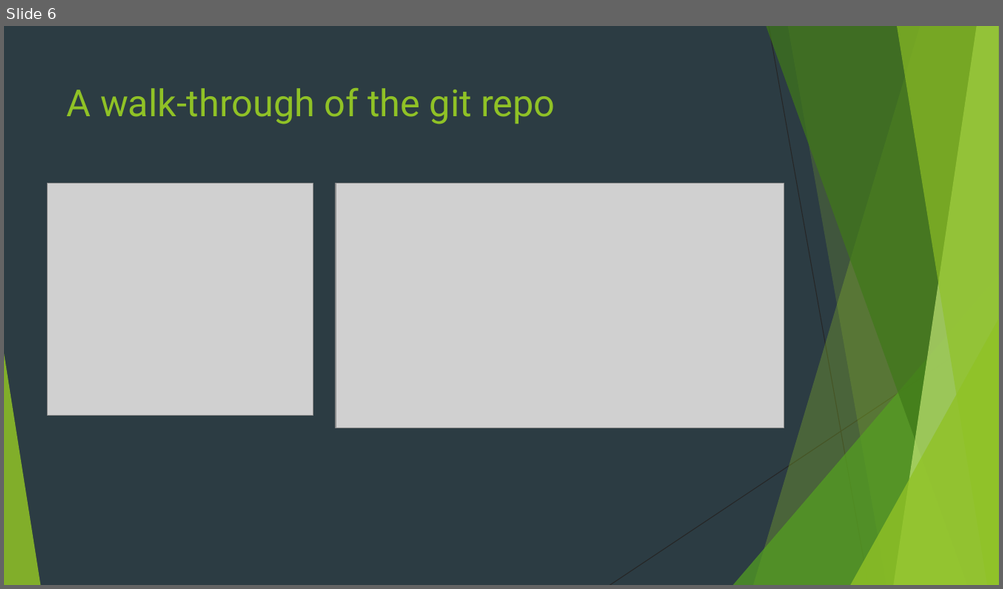
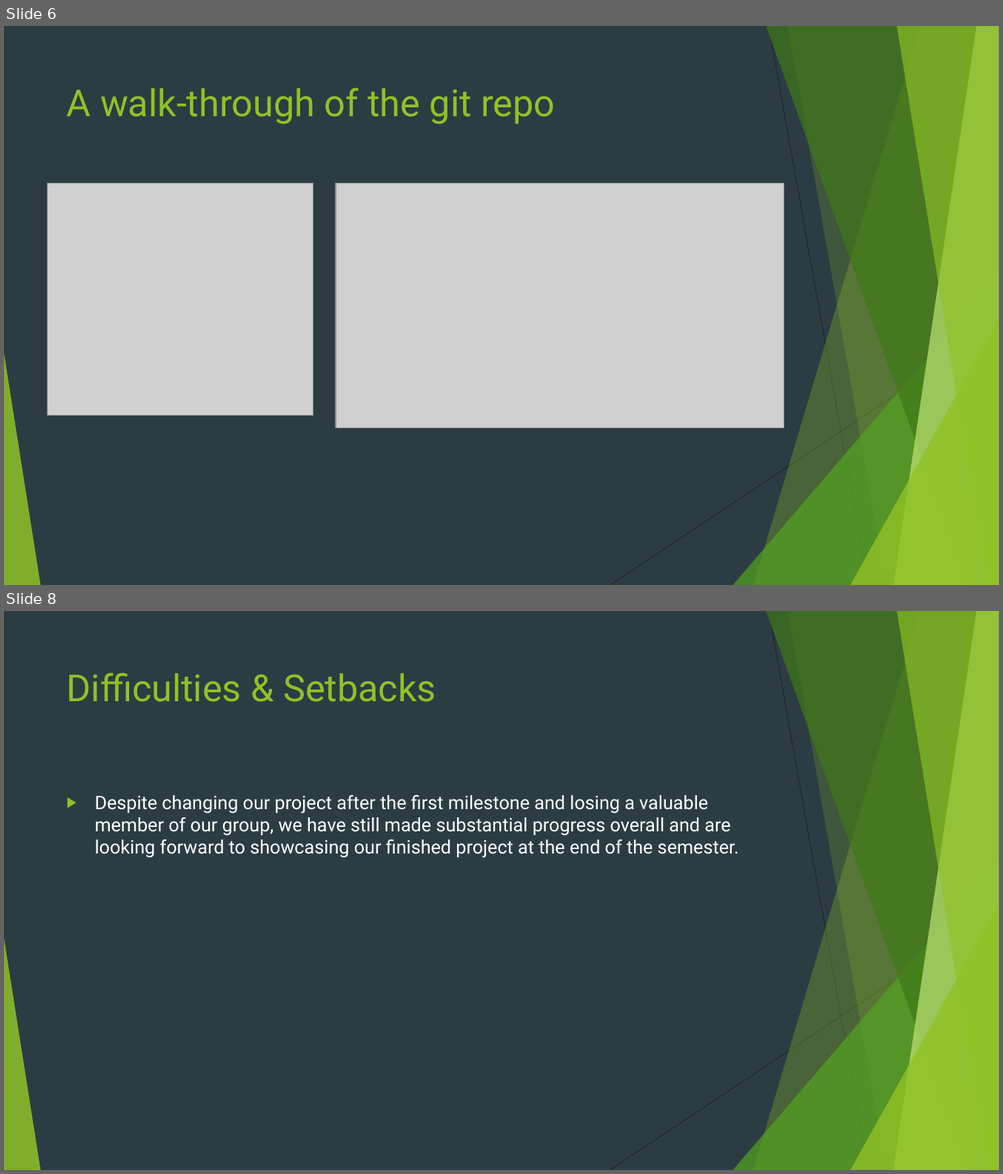
Before and after one commit to gabrielechiossi/CS-3560-PROJECT, a slide deck: Milestone 2.pptx. Shown one above the other, each under a label of ours: slide 6 before the commit, slides 6 and 8 after it; the slides between them are not shown. The pictures are 1003x589 and 1003x1174 pixels, drawn with LibreOffice and Linux fonts; fonts in the diff are those of the drawing; grey boxes stand for pictures. Boxes give left, top, right and bottom in pixels: in the first picture for what was removed or moved away, otherwise in the second. Text is boxed around its words. In the diff, an @@ line names an element or a change of style, - is before the commit and + after.

```diff
--- a/Milestone 2.pptx
+++ b/Milestone 2.pptx
@@ slide 8 added at bbox=[4, 611, 999, 1170], background #2C3C43; not listed: 10 template elements that a slide beside it also shows @@
@@ title added at bbox=[67, 673, 436, 702], 36 pt, text #90C226 @@
+Difficulties & Setbacks
@@ text added at bbox=[95, 795, 739, 858], 18 pt, text #FFFFFF @@
+▶ Despite changing our project after the first milestone and losing a valuable member of our group, we have still made substantial progress overall and are looking forward to showcasing our finished project at the end of the semester.
```
Also in this commit, not shown: 5 slides changed.
